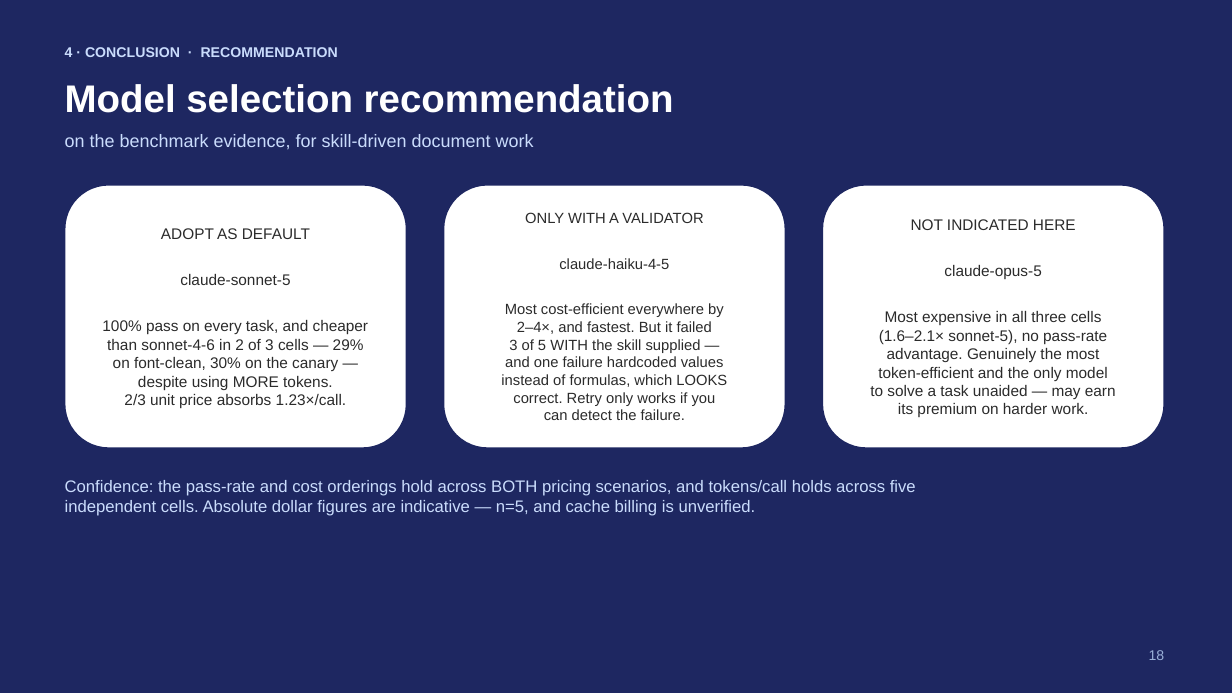
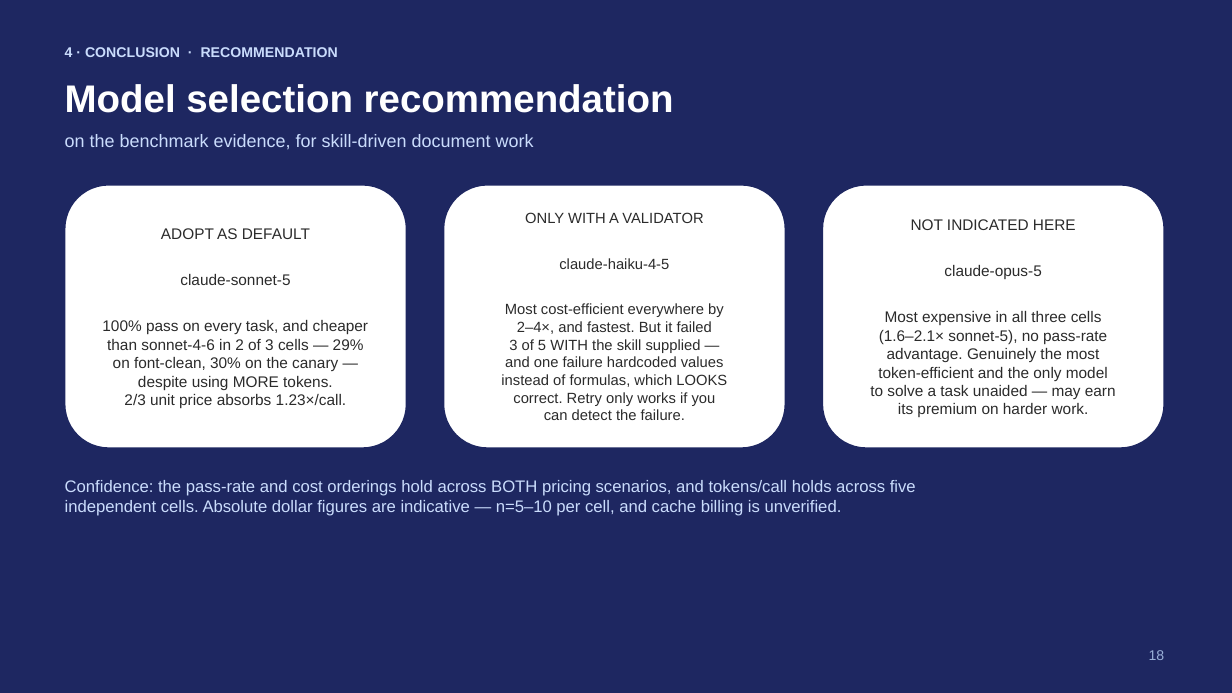
Before and after one commit to rossoctl/autobench-claudecode, a slide deck: slide 18 of results/autobench-claudecode-summary.pptx. Drawn at 1232x693 pixels with LibreOffice and Linux fonts; fonts in the diff are those of the drawing. Boxes give left, top, right and bottom in pixels: in the first picture for what was removed or moved away, otherwise in the second. Text is boxed around its words. In the diff, an @@ line names an element or a change of style, - is before the commit and + after.

```diff
--- a/results/autobench-claudecode-summary.pptx
+++ b/results/autobench-claudecode-summary.pptx
@@ text at (x1=65, y1=500, x2=842, y2=516): text changed @@
-independent cells. Absolute dollar figures are indicative — n=5, and cache billing is unverified.
+independent cells. Absolute dollar figures are indicative — n=5–10 per cell, and cache billing is unverified.
```
Also in this commit, not shown: 3 other slides changed, 9 other files.
